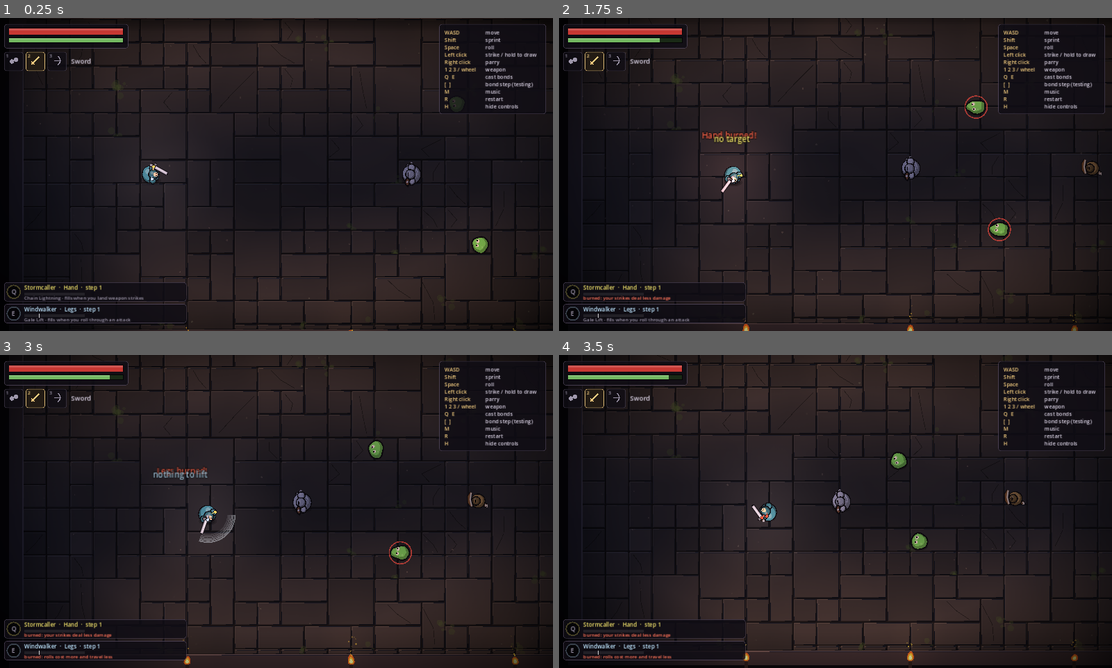
Above: before the commit, frames 1-4 (two rows, left to right).
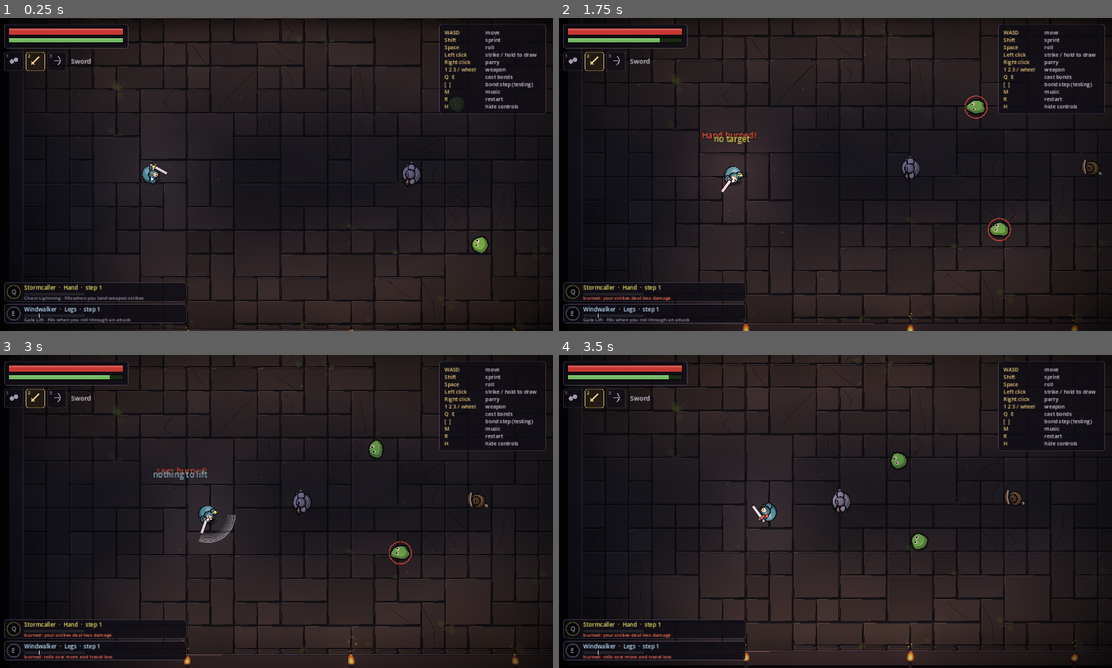
Above: after the commit, the same moments.

Repository: Raphu88/sixfold-tower-godot
Game: Godot game, scene res://scenes/main.tscn
Two runs of this game, one before a commit and one after it. Both use one fixed random seed, a clock stepped at 60 frames per second and the inputs below.
Inputs (mouse positions are in pixels of both pictures, inside the frame that each line leads up to):
- Up to frame 1 (0.25 s): no input
- Up to frame 2 (1.75 s): tap Enter at 0.5 s; move the mouse to (957, 158) at 0.52 s; press the mouse at (957, 158) at 0.53 s; hold D (move_right) 0.53-1.25 s; tap Q (cast_hand) at 0.8 s; release the mouse at (957, 158) at 1.25 s; drag from (724, 190) to (807, 237) at 1.27 s
- Up to frame 3 (3 s): move the mouse to (331, 442) at 2.02 s; hold D (move_right) 2.03-2.75 s; tap E (cast_legs) at 2.1 s; click (331, 442) at 2.17 s; right-click (331, 442) at 2.3 s; drag from (248, 574) to (110, 464) at 2.77 s
- Up to frame 4 (3.5 s): no input

The runs differ from the first frame. In frame 1, less than 0.1% of the frame differs, in the area x 81-89%, y 25-76%; in frame 2, less than 0.1%, in the area x 73-82%, y 26-70%; in frame 3, less than 0.1%; in frame 4, less than 0.1%.

Commit message:
Add touch controls and an automatic web build for phones
- scripts/touch.gd: floating joystick (full tilt sprints), attack (hold
  to draw the bow), roll, parry, both casts, weapon swap, fullscreen,
  music and restart buttons; shown on first touch, hidden again when a
  keyboard or mouse is used; presses the same input actions as keys
- Touch aiming faces the nearest monster in reach, else the move direction
- Mouse emulation from touch disabled so taps don't count as clicks;
  stretch aspect "expand" for wide phone screens; bond panels move to
  the top in touch mode; portrait shows a "turn sideways" hint
- Web export preset (no threads, so it runs on GitHub Pages)
- .github/workflows/web.yml: on push to main, runs the smoke test,
  exports for web and deploys to GitHub Pages
- Smoke test covers touch: joystick moves, attack button swings,
  keyboard hands control back

Co-Authored-By: Claude Opus 5.5 <noreply@anthropic.com>
Claude-Session: https://claude.ai/code/session_01HwWXj9w7Di1bEHXTrCVubh

Diff:
--- a/project.godot
+++ b/project.godot
@@ -14,6 +14,12 @@
 window/size/viewport_width=1280
 window/size/viewport_height=720
 window/stretch/mode="canvas_items"
+window/stretch/aspect="expand"
+window/handheld/orientation=4
+
+[input_devices]
+
+pointing/emulate_mouse_from_touch=false
 
 [rendering]
 
--- a/scripts/hud.gd
+++ b/scripts/hud.gd
@@ -86,6 +86,8 @@
 
 	# Bonds, bottom left.
 	var y := size.y - 112.0
+	if main.touch_active:
+		y = 132.0  # out from under your thumbs
 	for part in ["hand", "legs"]:
 		var b = p.bonds.get(part)
 		if b == null:
@@ -94,7 +96,9 @@
 		y += 50.0
 
 	# Controls, top right.
-	if show_help:
+	if main.touch_active:
+		pass  # the touch buttons are labelled; no keyboard help needed
+	elif show_help:
 		var help := [
 			["WASD", "move"], ["Shift", "sprint"], ["Space", "roll"],
 			["Left click", "strike / hold to draw"], ["Right click", "parry"],
--- a/scripts/main.gd
+++ b/scripts/main.gd
@@ -11,6 +11,7 @@
 const AudioScript := preload("res://scripts/audio.gd")
 const RoomScript := preload("res://scripts/room.gd")
 const Palette := preload("res://scripts/palette.gd")
+const TouchScript := preload("res://scripts/touch.gd")
 
 const WALL := 24.0
 
@@ -24,6 +25,7 @@
 var hitstop_until := 0  # real-time msec when the freeze ends
 var hurt_flash := 0.0
 var light_tex: Texture2D
+var touch_active := false  # on-screen controls in use
 
 
 func _ready() -> void:
@@ -96,6 +98,9 @@
 	var hud = HudScript.new()
 	hud.main = self
 	layer.add_child(hud)
+	var touch = TouchScript.new()
+	touch.main = self
+	layer.add_child(touch)
 
 
 func _build_walls() -> void:
--- a/scripts/player.gd
+++ b/scripts/player.gd
@@ -27,6 +27,7 @@
 var bonds := {}  # body part -> bond
 var dead := false
 var mouse_aim := true  # tests turn this off to aim by hand
+var touch_aim := false  # on phones: face the nearest foe, or where you move
 
 var weapon := "sword"
 var pending_weapon := ""
@@ -103,7 +104,10 @@
 		return
 	_tick_timers(delta)
 	var mouse := get_global_mouse_position()
-	if mouse_aim and mouse.distance_to(global_position) > 4.0 and attack_cd <= 0.0:
+	if touch_aim:
+		if attack_cd <= 0.0:
+			_auto_aim()
+	elif mouse_aim and mouse.distance_to(global_position) > 4.0 and attack_cd <= 0.0:
 		aim = (mouse - global_position).normalized()
 	_read_buffer()
 
@@ -148,6 +152,27 @@
 	queue_redraw()
 
 
+## Touch aiming: lock onto the nearest monster in reach (the bow reaches
+## further), otherwise face the way you're moving.
+func _auto_aim() -> void:
+	var reach := 380.0 if weapon == "bow" else 150.0
+	var best = null
+	var best_d := reach
+	for e in main.enemies():
+		var d: float = global_position.distance_to(e.global_position)
+		if d < best_d:
+			best_d = d
+			best = e
+	var target := aim
+	if best != null:
+		target = (best.global_position - global_position).normalized()
+	else:
+		var move := Input.get_vector("move_left", "move_right", "move_up", "move_down")
+		if move.length() > 0.2:
+			target = move.normalized()
+	aim = aim.slerp(target, 0.35).normalized()
+
+
 func _footsteps(delta: float, speed: float) -> void:
 	if speed <= 1.0:
 		step_t = 0.0
@@ -333,7 +358,7 @@
 		draw_ready = true
 		main.sfx("ready", 1.0, 0.0, 0.0)
 		main.fx_ring(global_position + aim * (radius + 8.0), Color(1.0, 0.9, 0.6), 18.0, 0.2, 2.0)
-	if mouse_aim and not Input.is_action_pressed("attack"):
+	if (mouse_aim or touch_aim) and not Input.is_action_pressed("attack"):
 		draw_release = true
 	# A quick tap still looses a weak shot once the arrow is nocked.
 	if draw_release and draw_t >= w["min_draw"]:
--- /dev/null
+++ b/scripts/touch.gd
@@ -0,0 +1,213 @@
+extends Node2D
+## On-screen controls for phones and tablets. They appear the first time
+## the screen is touched and hide again if a keyboard or mouse is used.
+##
+## Left side: a floating joystick (appears under your thumb; push it all
+## the way to sprint). Right side: attack (hold to draw the bow), roll,
+## parry, both bond casts and weapon switch. Top right: fullscreen, music,
+## restart. The controls press the same input actions as the keyboard, so
+## the rest of the game doesn't need to know about touch at all.
+
+const Palette := preload("res://scripts/palette.gd")
+
+const STICK_RADIUS := 70.0
+const SPRINT_AT := 0.92
+const ONE_SHOT := ["weapon", "music", "restart"]
+
+var main
+var active := false
+var stick_touch := -1
+var stick_origin := Vector2.ZERO
+var stick_pos := Vector2.ZERO
+var held := {}  # touch index -> button id
+var buttons: Array = []  # {id, action, center, radius, label}
+
+
+func _ready() -> void:
+	set_process_input(true)
+
+
+func _layout() -> void:
+	var s := get_viewport_rect().size
+	buttons = [
+		{"id": "attack", "action": "attack", "c": Vector2(s.x - 130, s.y - 130), "r": 62.0},
+		{"id": "roll", "action": "roll", "c": Vector2(s.x - 268, s.y - 86), "r": 44.0},
+		{"id": "parry", "action": "parry", "c": Vector2(s.x - 150, s.y - 278), "r": 42.0},
+		{"id": "cast_hand", "action": "cast_hand", "c": Vector2(s.x - 282, s.y - 222), "r": 34.0},
+		{"id": "cast_legs", "action": "cast_legs", "c": Vector2(s.x - 52, s.y - 262), "r": 34.0},
+		{"id": "weapon", "action": "weapon_next", "c": Vector2(s.x - 290, s.y - 330), "r": 28.0},
+		{"id": "fullscreen", "action": "", "c": Vector2(s.x - 40, 40), "r": 24.0},
+		{"id": "music", "action": "toggle_music", "c": Vector2(s.x - 100, 40), "r": 24.0},
+		{"id": "restart", "action": "restart", "c": Vector2(s.x - 160, 40), "r": 24.0},
+	]
+
+
+func _input(event: InputEvent) -> void:
+	if event is InputEventScreenTouch:
+		if not active:
+			_set_active(true)
+		if event.pressed:
+			_touch_down(event.index, event.position)
+		else:
+			_touch_up(event.index)
+		get_viewport().set_input_as_handled()
+	elif event is InputEventScreenDrag:
+		if event.index == stick_touch:
+			stick_pos = event.position
+			_update_stick()
+		get_viewport().set_input_as_handled()
+	elif active and (event is InputEventKey or event is InputEventMouseButton or event is InputEventMouseMotion):
+		# Someone picked up a keyboard or mouse: hand control back to them.
+		if not (event is InputEventMouseMotion and event.relative.length() < 2.0):
+			_set_active(false)
+
+
+func _set_active(on: bool) -> void:
+	active = on
+	main.touch_active = on
+	if main.player != null:
+		main.player.touch_aim = on
+	if not on:
+		_release_all()
+	queue_redraw()
+
+
+func _touch_down(index: int, pos: Vector2) -> void:
+	_layout()
+	for b in buttons:
+		if pos.distance_to(b["c"]) <= b["r"] + 12.0:
+			held[index] = b["id"]
+			if b["id"] == "fullscreen":
+				var full := DisplayServer.window_get_mode() == DisplayServer.WINDOW_MODE_FULLSCREEN
+				DisplayServer.window_set_mode(DisplayServer.WINDOW_MODE_WINDOWED if full else DisplayServer.WINDOW_MODE_FULLSCREEN)
+			elif b["action"] != "":
+				Input.action_press(b["action"])
+				if b["id"] in ONE_SHOT:
+					# Taps: release on the next frame so the next tap registers too.
+					get_tree().create_timer(0.05, true, false, true).timeout.connect(Input.action_release.bind(b["action"]))
+			return
+	# Anywhere on the left side starts the joystick under the thumb.
+	if stick_touch == -1 and pos.x < get_viewport_rect().size.x * 0.5:
+		stick_touch = index
+		stick_origin = pos
+		stick_pos = pos
+		_update_stick()
+
+
+func _touch_up(index: int) -> void:
+	if index == stick_touch:
+		stick_touch = -1
+		_set_move(Vector2.ZERO)
+	elif held.has(index):
+		var id: String = held[index]
+		held.erase(index)
+		for b in buttons:
+			if b["id"] == id and b["action"] != "" and not (id in ONE_SHOT):
+				Input.action_release(b["action"])
+
+
+func _update_stick() -> void:
+	var v := (stick_pos - stick_origin) / STICK_RADIUS
+	if v.length() > 1.0:
+		# Drag past the edge and the stick follows your thumb.
+		stick_origin = stick_pos - v.normalized() * STICK_RADIUS
+		v = v.normalized()
+	_set_move(v)
+
+
+func _set_move(v: Vector2) -> void:
+	var dead := 0.15
+	_axis("move_right", "move_left", v.x if absf(v.x) > dead else 0.0)
+	_axis("move_down", "move_up", v.y if absf(v.y) > dead else 0.0)
+	if v.length() >= SPRINT_AT:
+		Input.action_press("sprint")
+	else:
+		Input.action_release("sprint")
+
+
+func _axis(pos_action: String, neg_action: String, value: float) -> void:
+	if value > 0.0:
+		Input.action_press(pos_action, value)
+		Input.action_release(neg_action)
+	elif value < 0.0:
+		Input.action_press(neg_action, -value)
+		Input.action_release(pos_action)
+	else:
+		Input.action_release(pos_action)
+		Input.action_release(neg_action)
+
+
+func _release_all() -> void:
+	stick_touch = -1
+	_set_move(Vector2.ZERO)
+	for b in buttons:
+		if b["action"] != "":
+			Input.action_release(b["action"])
+	held.clear()
+
+
+func _process(_delta: float) -> void:
+	if active:
+		queue_redraw()
+
+
+func _draw() -> void:
+	if not active:
+		return
+	_layout()
+	var font := ThemeDB.fallback_font
+	var size := get_viewport_rect().size
+	if size.x < size.y:
+		draw_rect(Rect2(Vector2.ZERO, size), Color(0, 0, 0, 0.85))
+		draw_string(font, Vector2(0, size.y / 2.0), "Turn your phone sideways", HORIZONTAL_ALIGNMENT_CENTER, size.x, 28, Color(0.95, 0.8, 0.5))
+		return
+
+	if stick_touch != -1:
+		draw_circle(stick_origin, STICK_RADIUS, Color(0, 0, 0, 0.3))
+		draw_arc(stick_origin, STICK_RADIUS, 0.0, TAU, 40, Color(1, 1, 1, 0.25), 2.0)
+		var knob := stick_origin + (stick_pos - stick_origin).limit_length(STICK_RADIUS)
+		var sprinting := (stick_pos - stick_origin).length() >= STICK_RADIUS * SPRINT_AT
+		draw_circle(knob, 28.0, Color(0.95, 0.8, 0.5, 0.55) if sprinting else Color(1, 1, 1, 0.35))
+	else:
+		draw_string(font, Vector2(30, size.y - 30), "touch here to move", HORIZONTAL_ALIGNMENT_LEFT, -1, 13, Color(1, 1, 1, 0.3))
+
+	var p = main.player
+	var down := held.values()
+	for b in buttons:
+		var c: Vector2 = b["c"]
+		var r: float = b["r"]
+		var pressed: bool = b["id"] in down
+		var col := Color(1, 1, 1)
+		var fill := 0.0
+		var label := ""
+		match b["id"]:
+			"attack":
+				label = p.Weapons.WEAPONS[p.weapon]["name"] if p != null else "Attack"
+				if p != null and p.drawing:
+					fill = clampf(p.draw_t / p.wdata()["draw_time"], 0.0, 1.0)
+			"roll":
+				label = "Roll"
+			"parry":
+				label = "Parry"
+			"cast_hand", "cast_legs":
+				var bond = p.bonds.get("hand" if b["id"] == "cast_hand" else "legs") if p != null else null
+				if bond != null:
+					col = bond.color()
+					fill = bond.essence / bond.capacity()
+					label = bond.spell_name().split(" ")[0]
+			"weapon":
+				label = "Swap"
+			"fullscreen":
+				label = "[ ]"
+			"music":
+				label = "Music"
+			"restart":
+				label = "R"
+		draw_circle(c, r, Color(0, 0, 0, 0.45 if not pressed else 0.6))
+		draw_arc(c, r, 0.0, TAU, 40, Color(col, 0.55 if not pressed else 0.95), 2.5)
+		if fill > 0.0:
+			draw_arc(c, r - 4.0, -PI / 2.0, -PI / 2.0 + TAU * fill, 40, Color(col, 0.9), 4.0)
+		if pressed:
+			draw_circle(c, r - 3.0, Color(col, 0.18))
+		var fsize := 15 if r > 30.0 else 12
+		draw_string(font, c + Vector2(-r, fsize * 0.35), label, HORIZONTAL_ALIGNMENT_CENTER, r * 2.0, fsize, Color(col, 0.9))
--- a/tests/smoke_test.gd
+++ b/tests/smoke_test.gd
@@ -24,6 +24,26 @@
 func _frames(n: int) -> void:
 	for i in n:
 		await process_frame
+
+
+## Touch events arrive in window pixels; convert from game-view pixels.
+func _to_window(pos: Vector2) -> Vector2:
+	return root.get_final_transform() * pos
+
+
+func _touch(index: int, pos: Vector2, down: bool) -> void:
+	var ev := InputEventScreenTouch.new()
+	ev.index = index
+	ev.position = _to_window(pos)
+	ev.pressed = down
+	Input.parse_input_event(ev)
+
+
+func _drag(index: int, pos: Vector2) -> void:
+	var ev := InputEventScreenDrag.new()
+	ev.index = index
+	ev.position = _to_window(pos)
+	Input.parse_input_event(ev)
 
 
 ## Waits in real time (headless frames can run much faster than 60 fps).
@@ -165,6 +185,42 @@
 	p._equip("sword")
 	await _settle()
 
+	print("touch controls")
+	var touch = main.get_children().filter(func(c): return c is CanvasLayer)[0].get_children().filter(func(c): return "stick_touch" in c)[0]
+	var screen: Vector2 = touch.get_viewport_rect().size
+	_touch(0, Vector2(200, screen.y - 200), true)
+	await _frames(1)
+	_check(main.touch_active and p.touch_aim, "first touch turns on touch controls")
+	var before: Vector2 = p.global_position
+	_drag(0, Vector2(280, screen.y - 200))
+	await _frames(1)
+	await _wait(0.3)
+	_check(p.global_position.x > before.x + 5.0, "joystick moves the climber (%.0f px)" % (p.global_position.x - before.x))
+	_touch(0, Vector2(280, screen.y - 200), false)
+	await _wait(0.1)
+	_check(Input.get_vector("move_left", "move_right", "move_up", "move_down") == Vector2.ZERO, "letting go stops moving")
+	p.attack_cd = 0.0
+	p.combo_t = 0.0
+	var cd0: float = p.attack_cd
+	touch._layout()
+	var atk: Vector2 = touch.buttons[0]["c"]
+	_touch(1, atk, true)
+	await _wait(0.1)
+	_touch(1, atk, false)
+	_check(p.combo > 0 or p.attack_cd > cd0, "attack button swings")
+	await _settle()
+	# A key press hands control back to keyboard and mouse.
+	var key := InputEventKey.new()
+	key.physical_keycode = KEY_W
+	key.pressed = true
+	Input.parse_input_event(key)
+	await _frames(2)
+	key.pressed = false
+	Input.parse_input_event(key)
+	_check(not main.touch_active, "keyboard turns touch controls off")
+	p.touch_aim = false
+	await _settle()
+
 	print("hurt and death")
 	p.iframes = 0.0
 	p.parry_t = 0.0
Not shown, added: export_presets.cfg
Not shown, changed: CLAUDE.md
